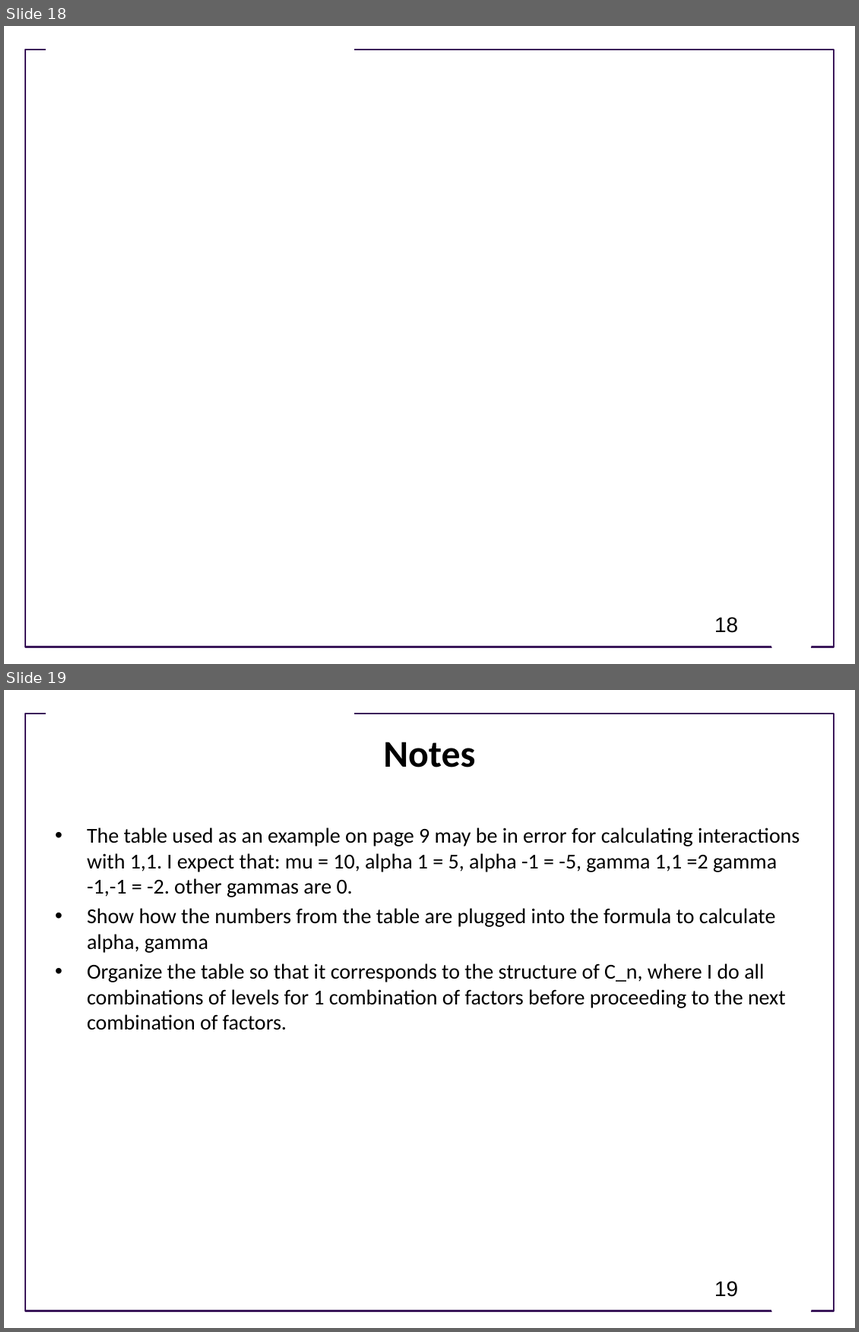
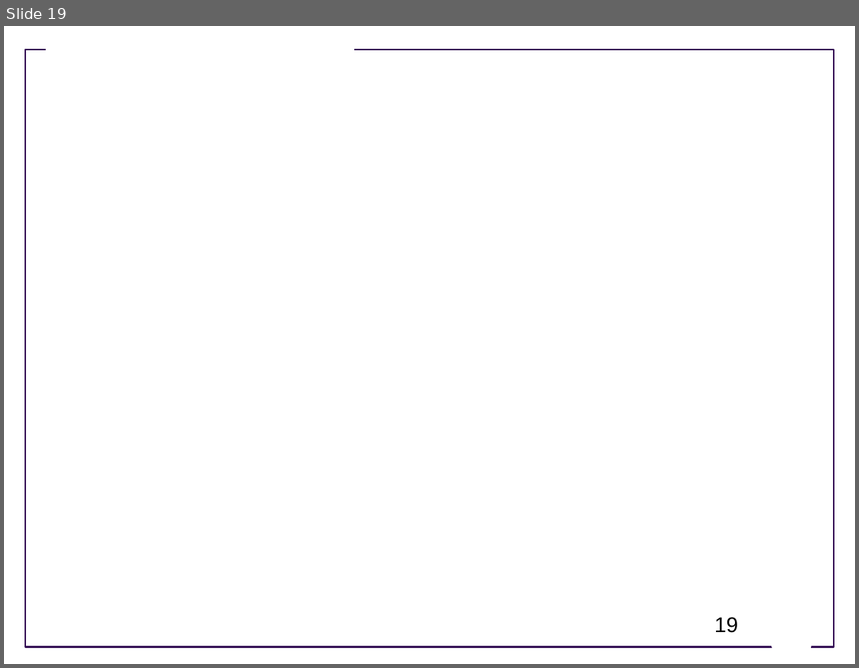
Before and after one commit to ModelEngineering/advancing-biomedical-models, a slide deck: Fall_2021/lecture_7 - Basics of Experimental Design/Lecture_7 - Design_of_experiments-Overview.pptx. Shown one above the other, each under a label of ours: slides 18 and 19 before the commit, slide 19 after it. The pictures are 859x1332 and 859x668 pixels, drawn with LibreOffice and Linux fonts; fonts in the diff are those of the drawing; grey boxes stand for pictures; background and template pictures are left out. Boxes give left, top, right and bottom in pixels: in the first picture for what was removed or moved away, otherwise in the second. Text is boxed around its words. In the diff, an @@ line names an element or a change of style, - is before the commit and + after.

Commit message:
Updated slide

```diff
--- a/Fall_2021/lecture_7 - Basics of Experimental Design/Lecture_7 - Design_of_experiments-Overview.pptx
+++ b/Fall_2021/lecture_7 - Basics of Experimental Design/Lecture_7 - Design_of_experiments-Overview.pptx
@@ slide 19 removed at [4, 690, 855, 1328], background #FFFFFF; not listed: 3 template elements that a slide beside it also shows @@
@@ title removed at [383, 742, 475, 768] @@
-Notes
@@ text removed at [87, 828, 800, 1030] @@
-• The table used as an example on page 9 may be in error for calculating interactions with 1,1. I expect that: mu = 10, alpha 1 = 5, alpha -1 = -5, gamma 1,1 =2 gamma -1,-1 = -2. other gammas are 0.
-• Show how the numbers from the table are plugged into the formula to calculate alpha, gamma
-• Organize the table so that it corresponds to the structure of C_n, where I do all combinations of levels for 1 combination of factors before proceeding to the next combination of factors.
@@ page number removed at [715, 1281, 738, 1297] @@
-19
@@ what was slide 18 is now slide 19 @@
@@ page number at [715, 617, 738, 633]: text changed @@
-18
+19
```
Also in this commit, not shown: 1 slide added, 1 other slide removed.
